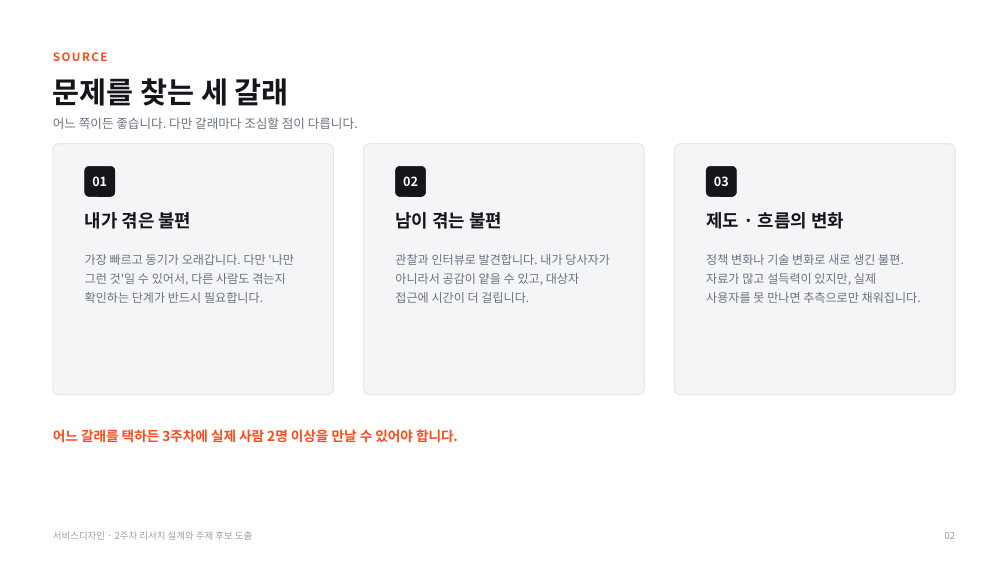
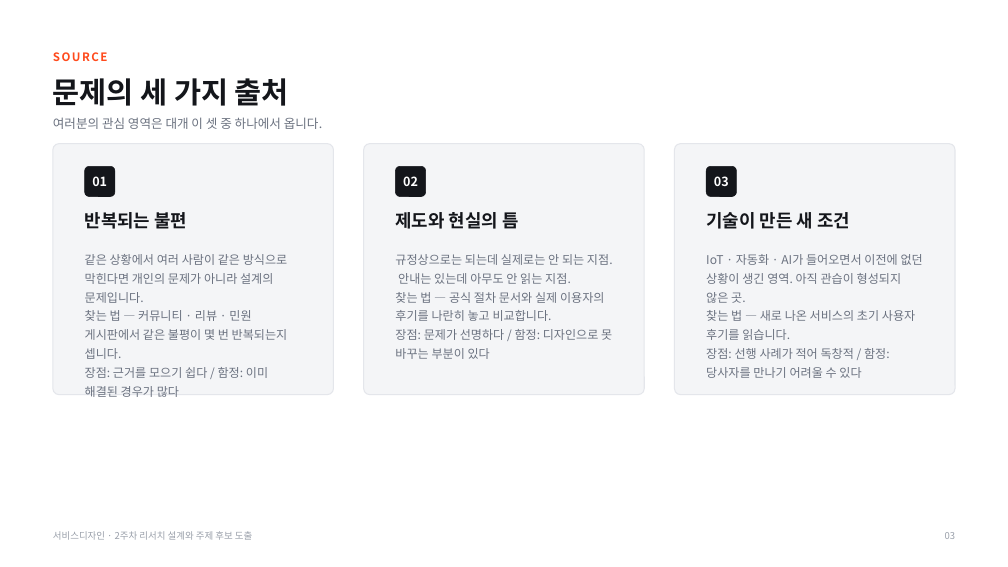
Before and after one commit to design-eng/MIN.D, a slide deck: slide 5 of dist/weeks/서비스디자인_02주차_리서치설계.pptx. Drawn at 1008x567 pixels with LibreOffice and Linux fonts; fonts in the diff are those of the drawing. Boxes give left, top, right and bottom in pixels: in the first picture for what was removed or moved away, otherwise in the second. Text is boxed around its words. In the diff, an @@ line names an element or a change of style, - is before the commit and + after.

```diff
--- a/dist/weeks/서비스디자인_02주차_리서치설계.pptx
+++ b/dist/weeks/서비스디자인_02주차_리서치설계.pptx
@@ text at box(53, 78, 289, 106): text changed @@
-문제를 찾는 세 갈래
+문제의 세 가지 출처
@@ text at box(53, 117, 323, 129): text changed @@
-어느 쪽이든 좋습니다. 다만 갈래마다 조심할 점이 다릅니다.
+여러분의 관심 영역은 대개 이 셋 중 하나에서 옵니다.
@@ text at box(395, 209, 518, 233): text changed @@
-남이 겪는 불편
+제도와 현실의 틈
@@ text at box(85, 212, 187, 229): text changed @@
-내가 겪은 불편
+반복되는 불편
@@ text at box(706, 212, 850, 229): text changed @@
-제도 · 흐름의 변화
+기술이 만든 새 조건
@@ text at box(85, 254, 288, 378): text changed @@
-가장 빠르고 동기가 오래갑니다. 다만 '나만 그런 것'일 수 있어서, 다른 사람도 겪는지 확인하는 단계가 반드시 필요합니다.
+같은 상황에서 여러 사람이 같은 방식으로 막힌다면 개인의 문제가 아니라 설계의 문제입니다.
+찾는 법 — 커뮤니티 · 리뷰 · 민원 게시판에서 같은 불평이 몇 번 반복되는지 셉니다.
+장점: 근거를 모으기 쉽다 / 함정: 이미 해결된 경우가 많다
@@ text at box(395, 254, 613, 359): text changed @@
-관찰과 인터뷰로 발견합니다. 내가 당사자가 아니라서 공감이 얕을 수 있고, 대상자 접근에 시간이 더 걸립니다.
+규정상으로는 되는데 실제로는 안 되는 지점. 안내는 있는데 아무도 안 읽는 지점.
+찾는 법 — 공식 절차 문서와 실제 이용자의 후기를 나란히 놓고 비교합니다.
+장점: 문제가 선명하다 / 함정: 디자인으로 못 바꾸는 부분이 있다
@@ text at box(706, 254, 923, 378): text changed @@
-정책 변화나 기술 변화로 새로 생긴 불편. 자료가 많고 설득력이 있지만, 실제 사용자를 못 만나면 추측으로만 채워집니다.
+IoT · 자동화 · AI가 들어오면서 이전에 없던 상황이 생긴 영역. 아직 관습이 형성되지 않은 곳.
+찾는 법 — 새로 나온 서비스의 초기 사용자 후기를 읽습니다.
+장점: 선행 사례가 적어 독창적 / 함정: 당사자를 만나기 어려울 수 있다
@@ text removed at box(53, 429, 458, 443) @@
-어느 갈래를 택하든 3주차에 실제 사람 2명 이상을 만날 수 있어야 합니다.
```
Also in this commit, not shown: 7 other slides changed, 9 slides added, 9 slides removed, 5 other files.
